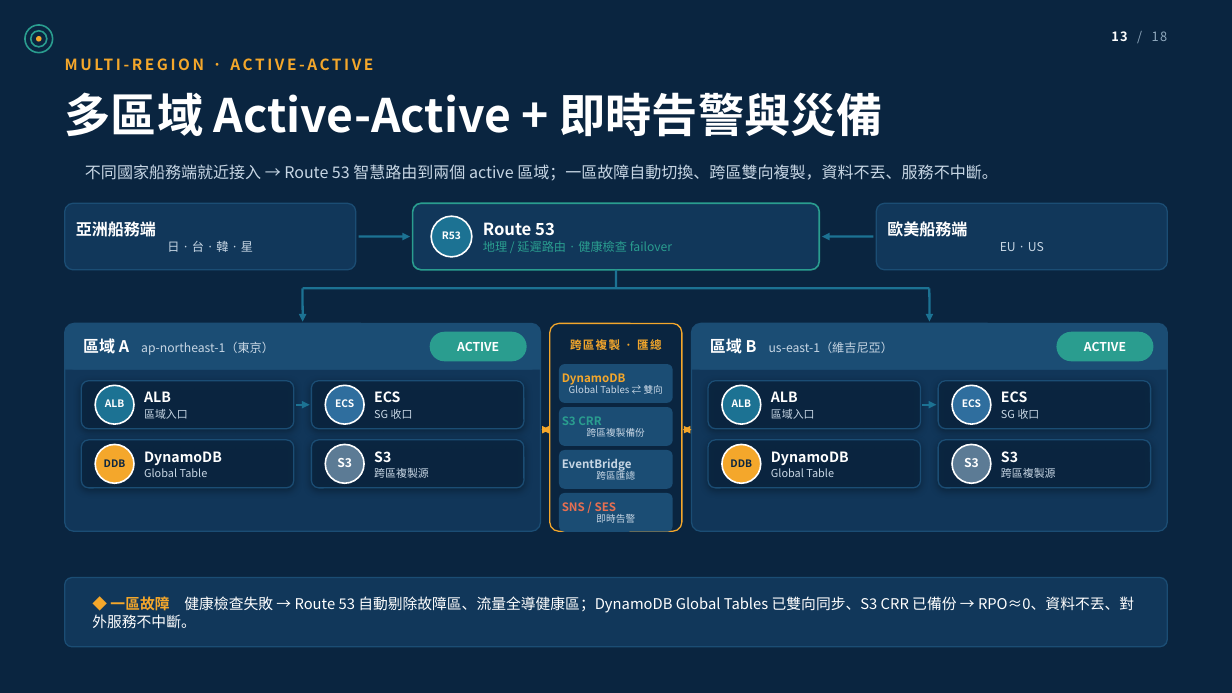
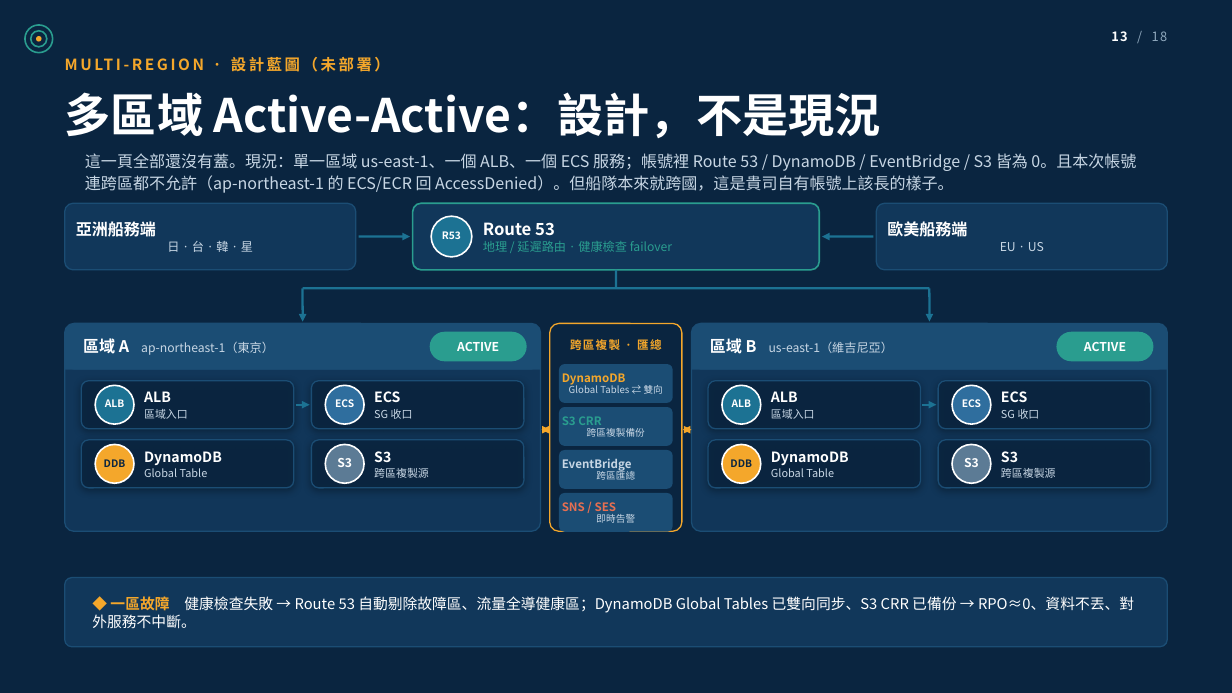
Before and after one commit to wsx5031060310guy/fleetmind-yang-ming-hackathon, a slide deck: slide 13 of apps/api/src/main/resources/static/deck/fleetmind-aws-architecture.pptx. Drawn at 1232x693 pixels with LibreOffice and Linux fonts; fonts in the diff are those of the drawing; background and template pictures are left out. Boxes give left, top, right and bottom in pixels: in the first picture for what was removed or moved away, otherwise in the second. Text is boxed around its words. In the diff, an @@ line names an element or a change of style, - is before the commit and + after.

```diff
--- a/apps/api/src/main/resources/static/deck/fleetmind-aws-architecture.pptx
+++ b/apps/api/src/main/resources/static/deck/fleetmind-aws-architecture.pptx
@@ text at (x1=231, y1=55, x2=372, y2=75): text changed @@
-MULTI-REGION · ACTIVE-ACTIVE
+MULTI-REGION · 設計藍圖（未部署）
@@ text at (x1=65, y1=92, x2=881, y2=138): text changed @@
-多區域 Active-Active + 即時告警與災備
+多區域 Active-Active：設計，不是現況
@@ text at (x1=85, y1=153, x2=1136, y2=193): text changed @@
-不同國家船務端就近接入 → Route 53 智慧路由到兩個 active 區域；一區故障自動切換、跨區雙向複製，資料不丟、服務不中斷。
+這一頁全部還沒有蓋。現況：單一區域 us-east-1、一個 ALB、一個 ECS 服務；帳號裡 Route 53 / DynamoDB / EventBridge / S3 皆為 0。且本次帳號連跨區都不允許（ap-northeast-1 的 ECS/ECR 回 AccessDenied）。但船隊本來就跨國，這是貴司自有帳號上該長的樣子。
```
Also in this commit, not shown: 5 other files.
